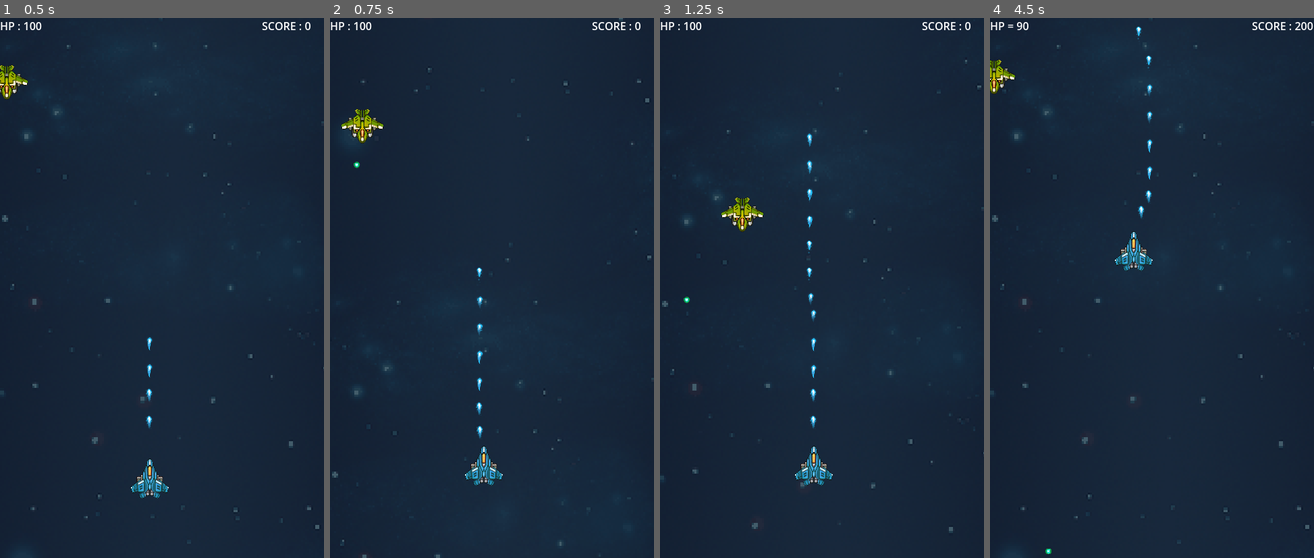
Above: before the commit, frames 1-4 (left to right).
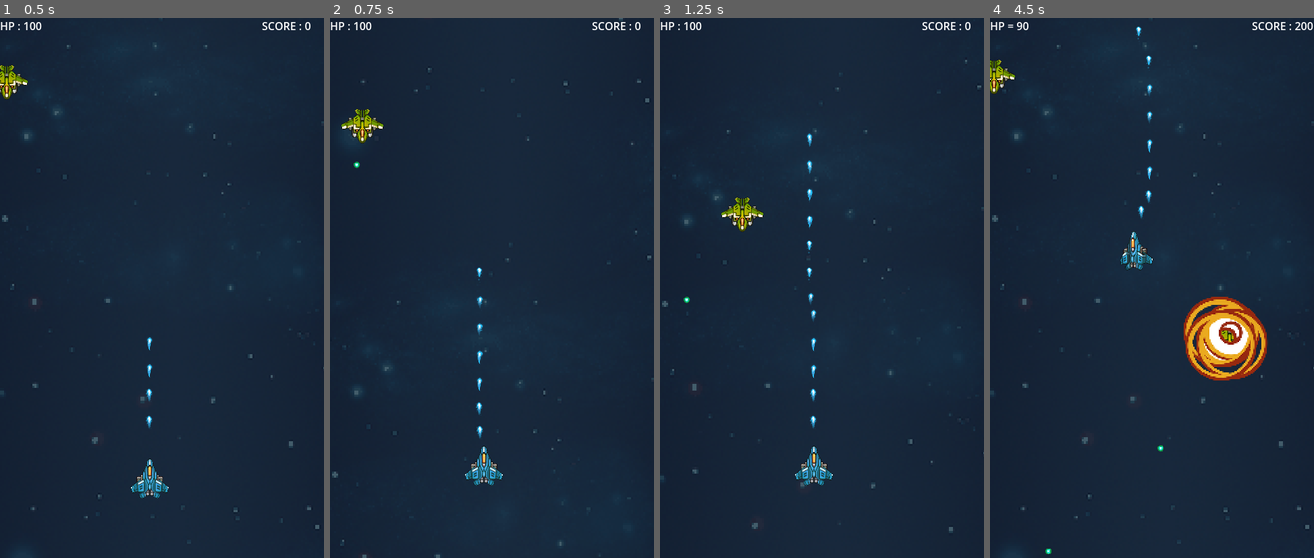
Above: after the commit, the same moments.

Repository: Zakarea79/sn-m-project
Game: Godot game, scene res://game-scene/main.tscn
The game is run twice, just before and just after one commit, with the same random seed, the same clock (stepped at 60 frames per second) and the same inputs. Before the commit the project starts from res://Scenes/main.tscn.
Inputs (mouse positions are in pixels of both pictures, inside the frame that each line leads up to):
- Up to frame 1 (0.5 s): no input
- Up to frame 2 (0.75 s): move the mouse to (563, 261) at 0.52 s; click (563, 261) at 0.67 s
- Up to frame 3 (1.25 s): no input
- Up to frame 4 (4.5 s): drag from (1087, 315) to (1139, 136) at 1.27 s; move the mouse to (1184, 169) at 2.02 s; click (1184, 169) at 2.17 s; drag from (1135, 396) to (1135, 142) at 2.77 s; move the mouse to (1249, 369) at 3.52 s; click (1249, 369) at 3.67 s; drag from (1054, 207) to (1135, 39) at 4.27 s

Frame 1 is identical in both runs. In frame 2, 0.1% of the frame differs, in the area x 41-54%, y 79-87%; in frame 3, 0.1%; in frame 4, 3.4%, in the area x 38-86%, y 39-81%.

Commit message:
fix bug action movement and add exploision for enemay

Diff:
--- /dev/null
+++ b/Scenes/Explosion/explosion_type_one.tscn
@@ -0,0 +1,98 @@
+[gd_scene load_steps=11 format=3 uid="uid://ch84sep2qvqqj"]
+
+[ext_resource type="Texture2D" uid="uid://dvduvw1tsuxun" path="res://Asset/PixelSpaceRage/256px/Explosion01_Frame_01_png_processed.png" id="1_pdv0f"]
+[ext_resource type="Texture2D" uid="uid://dv8v6r6gbpsop" path="res://Asset/PixelSpaceRage/256px/Explosion01_Frame_02_png_processed.png" id="2_dqkb4"]
+[ext_resource type="Texture2D" uid="uid://6o27rg624noq" path="res://Asset/PixelSpaceRage/256px/Explosion01_Frame_03_png_processed.png" id="3_wvbyi"]
+[ext_resource type="Texture2D" uid="uid://br6p5d6802cnt" path="res://Asset/PixelSpaceRage/256px/Explosion01_Frame_04_png_processed.png" id="4_4i8xb"]
+[ext_resource type="Texture2D" uid="uid://dkryqpyjt5kf0" path="res://Asset/PixelSpaceRage/256px/Explosion01_Frame_05_png_processed.png" id="5_ar1bf"]
+[ext_resource type="Texture2D" uid="uid://bbs5px2ch4alk" path="res://Asset/PixelSpaceRage/256px/Explosion01_Frame_06_png_processed.png" id="6_lnqlm"]
+[ext_resource type="Texture2D" uid="uid://b1ofv23bxkbn0" path="res://Asset/PixelSpaceRage/256px/Explosion01_Frame_07_png_processed.png" id="7_bk4n3"]
+[ext_resource type="Texture2D" uid="uid://bub6tscdatgd1" path="res://Asset/PixelSpaceRage/256px/Explosion01_Frame_08_png_processed.png" id="8_lxbre"]
+[ext_resource type="Texture2D" uid="uid://dm3ru0xpsn2cp" path="res://Asset/PixelSpaceRage/256px/Explosion01_Frame_09_png_processed.png" id="9_21f3i"]
+
+[sub_resource type="SpriteFrames" id="SpriteFrames_25che"]
+animations = [{
+"frames": [{
+"duration": 1.0,
+"texture": ExtResource("1_pdv0f")
+}, {
+"duration": 1.0,
+"texture": ExtResource("2_dqkb4")
+}, {
+"duration": 1.0,
+"texture": ExtResource("3_wvbyi")
+}, {
+"duration": 1.0,
+"texture": ExtResource("4_4i8xb")
+}, {
+"duration": 1.0,
+"texture": ExtResource("5_ar1bf")
+}, {
+"duration": 1.0,
+"texture": ExtResource("6_lnqlm")
+}, {
+"duration": 1.0,
+"texture": ExtResource("7_bk4n3")
+}, {
+"duration": 1.0,
+"texture": ExtResource("8_lxbre")
+}, {
+"duration": 1.0,
+"texture": ExtResource("9_21f3i")
+}, {
+"duration": 1.0,
+"texture": ExtResource("7_bk4n3")
+}, {
+"duration": 1.0,
+"texture": ExtResource("6_lnqlm")
+}, {
+"duration": 1.0,
+"texture": ExtResource("5_ar1bf")
+}, {
+"duration": 1.0,
+"texture": ExtResource("4_4i8xb")
+}, {
+"duration": 1.0,
+"texture": ExtResource("3_wvbyi")
+}, {
+"duration": 1.0,
+"texture": ExtResource("2_dqkb4")
+}, {
+"duration": 1.0,
+"texture": ExtResource("1_pdv0f")
+}],
+"loop": false,
+"name": &"default",
+"speed": 15.0
+}]
+
+[node name="Node2D" type="Node2D"]
+
+[node name="a-1" type="AnimatedSprite2D" parent="."]
+scale = Vector2(2, 2)
+sprite_frames = SubResource("SpriteFrames_25che")
+frame_progress = 0.518945
+
+[node name="a-2" type="AnimatedSprite2D" parent="."]
+position = Vector2(8, -9)
+scale = Vector2(2, 2)
+sprite_frames = SubResource("SpriteFrames_25che")
+frame_progress = 0.586119
+
+[node name="a-3" type="AnimatedSprite2D" parent="."]
+position = Vector2(-10, -8)
+scale = Vector2(2, 2)
+sprite_frames = SubResource("SpriteFrames_25che")
+frame_progress = 0.542021
+
+[node name="a-4" type="AnimatedSprite2D" parent="."]
+position = Vector2(9, 10)
+scale = Vector2(2, 2)
+sprite_frames = SubResource("SpriteFrames_25che")
+frame_progress = 0.0460713
+
+[node name="a-5" type="AnimatedSprite2D" parent="."]
+position = Vector2(-7, 12)
+scale = Vector2(2, 2)
+sprite_frames = SubResource("SpriteFrames_25che")
+frame_progress = 0.957551
--- a/Scenes/player.tscn
+++ b/Scenes/player.tscn
@@ -11,9 +11,9 @@
 "duration": 1.0,
 "texture": ExtResource("2_vgqql")
 }],
-"loop": true,
+"loop": false,
 "name": &"Idel",
-"speed": 5.0
+"speed": 0.0
 }, {
 "frames": [{
 "duration": 1.0,
@@ -25,9 +25,9 @@
 "duration": 1.0,
 "texture": ExtResource("4_x3wgy")
 }],
-"loop": true,
+"loop": false,
 "name": &"rotate_animation",
-"speed": 5.0
+"speed": 15.0
 }]
 
 [sub_resource type="CircleShape2D" id="CircleShape2D_cvnsp"]
@@ -38,7 +38,7 @@
 
 [node name="player_sprite" type="AnimatedSprite2D" parent="."]
 sprite_frames = SubResource("SpriteFrames_3smsa")
-animation = &"rotate_animation"
+animation = &"Idel"
 autoplay = "Idel"
 
 [node name="CollisionShape2D" type="CollisionShape2D" parent="."]
--- a/Script/enamy.gd
+++ b/Script/enamy.gd
@@ -4,6 +4,7 @@
 var corners: Dictionary
 var speed: int = 300
 var player = null
+
 func _ready() -> void:
 	World = get_tree().current_scene
 	player = get_tree().current_scene.get_node("Player")
@@ -11,9 +12,17 @@
 	_fier(.7)
 
 var path_follow_2d: PathFollow2D
-func _process(delta : float) -> void:
-	movement_path(delta)
+var Path_movement : bool = true
+func _process(delta: float) -> void:
+	if ex != null:
+		ex.global_position = global_position
+	if Path_movement == true:
+		path_movement(delta)
+	else :
+		random_movement(delta)
 
+var im_destroy: bool = false
+var run_one_time: bool = false
 func _on_area_entered(area: Area2D) -> void:
 	if area.has_meta("bullet"):
 		area.queue_free()
@@ -21,33 +30,46 @@
 		modulate = Color.RED
 		await get_tree().create_timer(.1).timeout
 		modulate = Color("ffffff")
-		if hp <= 0:
-			player.score += 100
-			queue_free()
-
-
-
-func _on_body_entered(body:Node2D) -> void:
-		if body.name =="Player":
-			body.hp -= 10
-			modulate = Color.RED
-			await get_tree().create_timer(.1).timeout
+		if hp <= 0 and run_one_time == false:
+			on_fier = false
+			run_one_time = true
 			if player != null:
 				player.score += 100
-			queue_free()
+			destroy()
 
+func _on_body_entered(body: Node2D) -> void:
+		if body.name == "Player":
 
+			if player != null and run_one_time == false:
+				body.hp -= 10
+				run_one_time = true
+				player.score += 100
+				destroy()
+
+var on_fier: bool = true
 var BulletScene = preload("res://Scenes/Bullet_enemy.tscn")
 @export var World: Node2D
 func _fier(time: float) -> void:
-	while true:
+	while on_fier == true:
 		await get_tree().create_timer(time).timeout
 		var bullet = BulletScene.instantiate()
 		bullet.position = global_position + Vector2(0, 50)
 		World.add_child(bullet)
+var explosion: PackedScene = preload("res://Scenes/Explosion/explosion_type_one.tscn")
+var ex
+func destroy() -> void:
+	ex = explosion.instantiate()
+	World.add_child(ex)
+	ex.global_position = global_position
+	for item in range(ex.get_child_count()):
+		var temp: AnimatedSprite2D = ex.get_child(item)
+		temp.play("default")
+		await get_tree().create_timer(.01).timeout
+	await get_tree().create_timer(1).timeout
+	ex.queue_free()
+	queue_free()
 
-
-func movement_path(delta: float) -> void:
+func path_movement(delta: float) -> void:
 	path_follow_2d.progress += speed * delta
 	if path_follow_2d.progress_ratio >= 1.0 or path_follow_2d.progress_ratio <= 0.0:
 		speed = - speed
@@ -57,7 +79,7 @@
 var new_pos = null
 var direction = null
 
-func movement(delta: float) -> void:
+func random_movement(delta: float) -> void:
 	if new_pos == null:
 		new_pos = Vector2(randi_range(0, 480), randi_range(0, 500))
 		direction = (new_pos - global_position).normalized()
--- a/Script/player.gd
+++ b/Script/player.gd
@@ -1,7 +1,5 @@
 extends CharacterBody2D
 
-var destance_touch: int = 10
-var touch_pos = null
 @export var HP_TXT: Label
 var HP: int = 100
 var hp: int:
@@ -15,6 +13,7 @@
 		modulate = Color("ffffff")
 	get:
 		return HP
+
 @export var SCORE_TXT: Label
 var SCORE: int
 var score: int:
@@ -24,40 +23,103 @@
 	get:
 		return SCORE
 
-var space_from_finger = 100
-
 var player_sprite: AnimatedSprite2D
 
 func _ready() -> void:
 	player_sprite = get_node("player_sprite")
+	pos_move_action = get_tree().current_scene.get_node("move_action")
 
-enum _move_action {
-	left, right, center, non
+enum _move_action
+{
+	left, right, non
 }
-enum _secend_frame {
-	yes, no , non
-}
+
+var before_distance = null
+var current_distance = null
+var before_direction: _move_action = _move_action.non
+
+func move_ment(pos: Vector2, touch: bool) -> void:
+	play_animtion()
+	if touch == true:
+		global_position = + pos
+	else:
+		global_position += pos * speed
+
+var first_time_get_directiton = true
+func move_action() -> _move_action:
+	if touch_pos == null:
+		return _move_action.non
+	current_distance = int(global_position.distance_to(pos_move_action.position))
+
+	if first_time_get_directiton == true:
+		first_time_get_directiton = false
+		before_direction = current_distance
+		return move_action()
+
+	if before_distance == null:
+		before_distance = int(current_distance)
+		return _move_action.non
+	else:
+		if current_distance > before_distance:
+			before_distance = int(current_distance)
+			return _move_action.right
+		elif current_distance < before_distance:
+			before_distance = int(current_distance)
+			return _move_action.left
+		else:
+			before_distance = int(current_distance)
+			# print(before_distance , " " , current_distance)
+			return _move_action.non
+
+func play_animtion() -> void:
+	var mo_ac: _move_action = move_action()
+	if before_direction == _move_action.non:
+		before_direction = mo_ac
+	if mo_ac == _move_action.left and before_direction != mo_ac:
+		before_direction = mo_ac
+		player_sprite.flip_h = false
+		player_sprite.play("rotate_animation")
+	elif mo_ac == _move_action.right and before_direction != mo_ac:
+		before_direction = mo_ac
+		player_sprite.flip_h = true
+		player_sprite.play("rotate_animation")
+
 
 @export var speed: float = 300
 var drag_whit_touch: bool = false
+var destance_touch: int = 10
+var touch_pos = null
+var space_from_finger = 100
+var finger_on_scrine: bool = false
+
 func _input(event) -> void:
+	if event is InputEventScreenTouch and !event.pressed:
+		drag_whit_touch = false
+		finger_on_scrine = false
+		touch_pos = null
+		print("un finger")
+		return
+
 	if event is InputEventScreenDrag or event is InputEventScreenTouch:
 		touch_pos = event.position + Vector2(0, -space_from_finger)
+		finger_on_scrine = true
+		print("finger")
 		if global_position.distance_to(touch_pos) < destance_touch:
 			drag_whit_touch = true
 		if drag_whit_touch == true:
-			position = event.position + Vector2(0, -space_from_finger)
+			move_ment(event.position + Vector2(0, -space_from_finger), true)
 			touch_pos = null
-	if event is InputEventScreenTouch and !event.pressed:
-		drag_whit_touch = false
-		touch_pos = null
 
+var pos_move_action: Node2D
 
 func _process(delta: float) -> void:
+	if finger_on_scrine == false and player_sprite.animation != "Idel":
+		player_sprite.play("Idel")
+
+	pos_move_action.position = Vector2(0, position.y)
+
 	if touch_pos != null and global_position.distance_to(touch_pos) > destance_touch and drag_whit_touch == false:
 		var direction = (touch_pos - global_position).normalized()
 		var distance = global_position.distance_to(touch_pos)
 		if distance > 1:
-			global_position += direction * speed * delta
-		else:
-			global_position = touch_pos
+			move_ment(direction * delta, false)
--- a/Scenes/main.tscn
+++ b/game-scene/main.tscn
@@ -187,7 +187,9 @@
 
 [node name="Main" type="Node2D" node_paths=PackedStringArray("path_2d")]
 script = ExtResource("1_nwwfm")
-path_2d = [NodePath("Path2D-1"), NodePath("Path2D-2")]
+path_2d = [NodePath("path_2d/Path2D-1"), NodePath("path_2d/Path2D-2")]
+
+[node name="move_action" type="Node2D" parent="."]
 
 [node name="Backgrunds" type="AnimatedSprite2D" parent="."]
 position = Vector2(247, 422)
@@ -237,10 +239,12 @@
 HP_TXT = NodePath("../UI2/txt_HP")
 SCORE_TXT = NodePath("../UI2/txt_SCore")
 
-[node name="Path2D-1" type="Path2D" parent="."]
+[node name="path_2d" type="Node2D" parent="."]
+
+[node name="Path2D-1" type="Path2D" parent="path_2d"]
 curve = SubResource("Curve2D_aa8k8")
 
-[node name="Path2D-2" type="Path2D" parent="."]
+[node name="Path2D-2" type="Path2D" parent="path_2d"]
 curve = SubResource("Curve2D_kqrg6")
 
 [node name="Camera2D" type="Camera2D" parent="."]
Not shown, changed: export_presets.cfg
